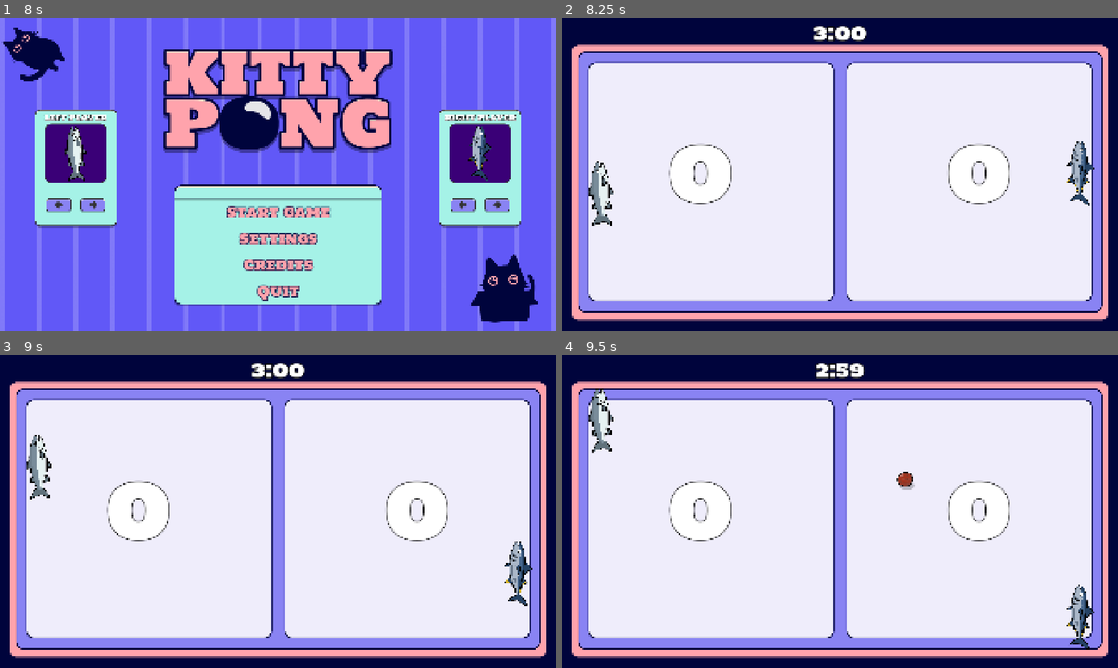
Above: before the commit, frames 1-4 (two rows, left to right).
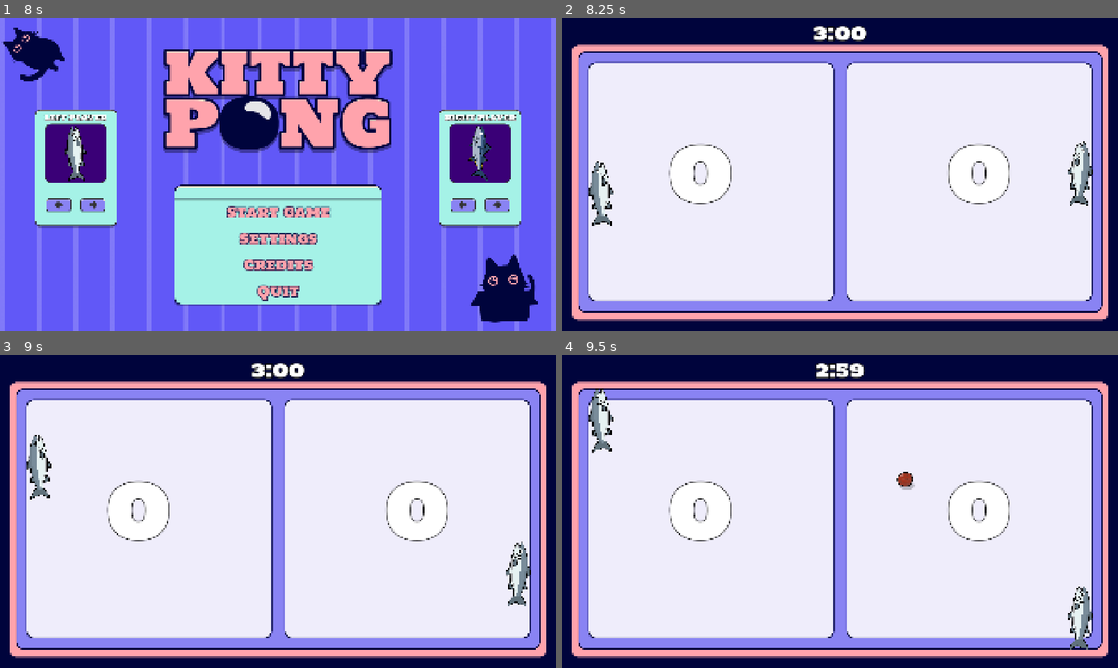
Above: after the commit, the same moments.

Repository: Jurinich/GDSG-WS-semester-project
Game: Godot game, scene res://scenes/main_menu.tscn
The game is run twice, just before and just after one commit, with the same random seed, the same clock (stepped at 60 frames per second) and the same inputs.
Inputs (mouse positions are in pixels of both pictures, inside the frame that each line leads up to):
- Up to frame 1 (8 s): click "Settings" at 0.5 s; click "Music: On" at 1.25 s; click "Music: Off" at 2 s; click "Sound: On" at 2.75 s; click "Sound: Off" at 3.5 s; click "Back" at 4.25 s; click "Credits" at 5 s; click "Back" at 5.75 s; click (61, 205) at 6.52 s; click (94, 205) at 7.27 s
- Up to frame 2 (8.25 s): click "Start Game" at 8 s
- Up to frame 3 (9 s): tap Enter at 8.75 s; move the mouse to (400, 495) at 8.77 s; hold W (upP1) from 8.78 s (still down); hold Down (downP2) from 8.78 s (still down)
- Up to frame 4 (9.5 s): keep holding W (upP1); keep holding Down (downP2)

Frame 1 is identical in both runs. In frame 2, 0.6% of the frame differs, in the area x 90-96%, y 39-60%; in frame 3, 0.6%; in frame 4, 0.6%.
Error after the commit: Invalid call. Nonexistent function 'playSound' in base 'Nil'. (res://scripts/buttonsound_extension.gd:9)

Commit message:
Sounds
Added some sounds, not all of them are implemented

Diff:
--- a/gdsg-semester-project-w-2025-/project.godot
+++ b/gdsg-semester-project-w-2025-/project.godot
@@ -28,6 +28,8 @@
 
 window/size/viewport_width=1920
 window/size/viewport_height=1080
+window/size/window_width_override=1280
+window/size/window_height_override=720
 window/stretch/mode="canvas_items"
 
 [input]
--- a/gdsg-semester-project-w-2025-/scenes/global_sounds.tscn
+++ b/gdsg-semester-project-w-2025-/scenes/global_sounds.tscn
@@ -1,17 +1,35 @@
-[gd_scene format=3 uid="uid://c0xs4ukdtvhso"]
+[gd_scene format=3 uid="uid://dbn4dgyt2iqty"]
 
-[ext_resource type="Script" uid="uid://ca0u01v4akhj3" path="res://scripts/global_sounds.gd" id="1_1asn3"]
-[ext_resource type="AudioStream" uid="uid://dfj07w1gkp5rd" path="res://assets/sounds/menu hover.wav" id="1_hc3me"]
-[ext_resource type="AudioStream" uid="uid://yhqh3quecu5b" path="res://assets/sounds/menu select.wav" id="3_smkhs"]
-[ext_resource type="Script" uid="uid://b07gdu4yupssq" path="res://scripts/sound_resource.gd" id="4_1asn3"]
+[ext_resource type="Script" path="res://scripts/global_sounds.gd" id="1_1asn3"]
+[ext_resource type="Script" path="res://scripts/sound_resource.gd" id="4_1asn3"]
 [ext_resource type="AudioStream" uid="uid://dghu87athimbe" path="res://assets/Music/kitty_pong_bgm.mp3" id="4_sbao2"]
-[ext_resource type="PackedScene" uid="uid://bink6xfeoi6jk" path="res://scenes/sound_component.tscn" id="6_ch668"]
-[ext_resource type="AudioStream" uid="uid://d0xwonisrdwb5" path="res://assets/sounds/Goal Sound.wav" id="7_ch668"]
-[ext_resource type="AudioStream" uid="uid://y6dsn7s0mt7x" path="res://assets/sounds/paw swiff sound.wav" id="8_10vkx"]
-[ext_resource type="AudioStream" uid="uid://cl1o4ab4wtbi" path="res://assets/sounds/border sound.wav" id="9_7js83"]
-[ext_resource type="AudioStream" uid="uid://cjjm5ye1xclu7" path="res://assets/sounds/fish paddle sound.wav" id="10_eyqm1"]
-[ext_resource type="AudioStream" uid="uid://rojt8w7y0lib" path="res://assets/sounds/powerup use.wav" id="11_eyqm1"]
-[ext_resource type="AudioStream" uid="uid://gjxvv3b3fxsw" path="res://assets/sounds/powerup spawn.wav" id="12_ttt2c"]
+[ext_resource type="AudioStream" uid="uid://b587q1cl4gpme" path="res://assets/sounds/menu/Menu hover 1.wav" id="5_10vkx"]
+[ext_resource type="AudioStream" uid="uid://fypxigingbup" path="res://assets/sounds/menu/Menu hover 2.wav" id="6_0q7qy"]
+[ext_resource type="PackedScene" path="res://scenes/sound_component.tscn" id="6_ch668"]
+[ext_resource type="AudioStream" uid="uid://dlc61qsk2dhp5" path="res://assets/sounds/menu/Menu hover 3.wav" id="7_7js83"]
+[ext_resource type="AudioStream" uid="uid://56wnede1k1iv" path="res://assets/sounds/menu/menu select.wav" id="8_eyqm1"]
+[ext_resource type="AudioStream" uid="uid://14u27vrd30rb" path="res://assets/sounds/game/goal.wav" id="9_0q7qy"]
+[ext_resource type="AudioStream" uid="uid://fta27d1ktof0" path="res://assets/sounds/game/Katze/Katze 1.wav" id="10_meetv"]
+[ext_resource type="AudioStream" uid="uid://dk6wwpdcs2kit" path="res://assets/sounds/game/Katze/Katze 2.wav" id="11_osla8"]
+[ext_resource type="AudioStream" uid="uid://nve6r4p2aauq" path="res://assets/sounds/game/Katze/Katze 3.wav" id="12_sphc3"]
+[ext_resource type="AudioStream" uid="uid://bjdaxafc8j4t4" path="res://assets/sounds/game/Katze/Katze 4.wav" id="13_est3u"]
+[ext_resource type="AudioStream" uid="uid://c6e3vu4dw8f20" path="res://assets/sounds/game/Katze/Katze 5.wav" id="14_4jmes"]
+[ext_resource type="AudioStream" uid="uid://mf7nh5ravb7n" path="res://assets/sounds/game/Katze/Katze 6.wav" id="15_cbqf5"]
+[ext_resource type="AudioStream" uid="uid://7pylgbrxyhto" path="res://assets/sounds/game/Katze/Katze 7.wav" id="16_j1vih"]
+[ext_resource type="AudioStream" uid="uid://t3f431xil5ys" path="res://assets/sounds/game/Katze/Katze 8.wav" id="17_3au0d"]
+[ext_resource type="AudioStream" uid="uid://dp0fwhtyqhh1d" path="res://assets/sounds/game/border/bounce 1.wav" id="18_cbqf5"]
+[ext_resource type="AudioStream" uid="uid://bubncgdiqlpgs" path="res://assets/sounds/game/border/bounce 2.wav" id="19_j1vih"]
+[ext_resource type="AudioStream" uid="uid://b5jwyl0w4lcje" path="res://assets/sounds/game/border/bounce 3.wav" id="20_3au0d"]
+[ext_resource type="AudioStream" uid="uid://tsq5bs8qu0lc" path="res://assets/sounds/game/border/bounce 4.wav" id="21_yjmht"]
+[ext_resource type="AudioStream" uid="uid://bj1ehgbjvj2sp" path="res://assets/sounds/game/border/bounce 5.wav" id="22_qkyqt"]
+[ext_resource type="AudioStream" uid="uid://djcpim0loowkh" path="res://assets/sounds/game/paddle/fish paddle 1.wav" id="23_0xp2l"]
+[ext_resource type="AudioStream" uid="uid://cxse2ftyd6ota" path="res://assets/sounds/game/paddle/fish paddle 2.wav" id="24_qbqd1"]
+[ext_resource type="AudioStream" uid="uid://bnq4tx8aa1a8o" path="res://assets/sounds/game/paddle/fish paddle 3.wav" id="25_gjahm"]
+[ext_resource type="AudioStream" uid="uid://bins4ylpxlgqi" path="res://assets/sounds/game/paddle/Fish bone 1.wav" id="26_mjwk4"]
+[ext_resource type="AudioStream" uid="uid://dcutkbvq0vkrm" path="res://assets/sounds/game/paddle/Fish bone 2.wav" id="27_nsum6"]
+[ext_resource type="AudioStream" uid="uid://bj25ygjt0hr1y" path="res://assets/sounds/game/paddle/Fish bone 3.wav" id="28_d7ly0"]
+[ext_resource type="AudioStream" uid="uid://cs73jexy4ictj" path="res://assets/sounds/game/powerup/powerup pickup.wav" id="29_gjahm"]
+[ext_resource type="AudioStream" uid="uid://dphn2r3yv51as" path="res://assets/sounds/game/powerup/powerup appear.wav" id="30_mjwk4"]
 
 [sub_resource type="AudioStreamInteractive" id="AudioStreamInteractive_sbao2"]
 clip_count = 1
@@ -21,51 +39,48 @@
 
 [sub_resource type="Resource" id="Resource_ch668"]
 script = ExtResource("4_1asn3")
-name = &"click_sound"
-audiostreams = Array[AudioStream]([ExtResource("3_smkhs")])
-metadata/_custom_type_script = "uid://b07gdu4yupssq"
+name = &"menu_hover"
+audiostreams = Array[AudioStream]([ExtResource("5_10vkx"), ExtResource("6_0q7qy"), ExtResource("7_7js83")])
 
 [sub_resource type="Resource" id="Resource_10vkx"]
 script = ExtResource("4_1asn3")
-name = &"hover_sound"
-audiostreams = Array[AudioStream]([ExtResource("1_hc3me")])
-metadata/_custom_type_script = "uid://b07gdu4yupssq"
+name = &"menu_select"
+audiostreams = Array[AudioStream]([ExtResource("8_eyqm1")])
 
 [sub_resource type="Resource" id="Resource_0q7qy"]
 script = ExtResource("4_1asn3")
-name = &"goal_scored"
-audiostreams = Array[AudioStream]([ExtResource("7_ch668")])
-metadata/_custom_type_script = "uid://b07gdu4yupssq"
+name = &"goal"
+audiostreams = Array[AudioStream]([ExtResource("9_0q7qy")])
 
 [sub_resource type="Resource" id="Resource_7js83"]
 script = ExtResource("4_1asn3")
-name = &"paw_swiff"
-audiostreams = Array[AudioStream]([ExtResource("8_10vkx")])
-metadata/_custom_type_script = "uid://b07gdu4yupssq"
+name = &"Katze"
+audiostreams = Array[AudioStream]([ExtResource("10_meetv"), ExtResource("11_osla8"), ExtResource("12_sphc3"), ExtResource("13_est3u"), ExtResource("14_4jmes"), ExtResource("15_cbqf5"), ExtResource("16_j1vih"), ExtResource("17_3au0d")])
 
 [sub_resource type="Resource" id="Resource_ttt2c"]
 script = ExtResource("4_1asn3")
 name = &"border_hit"
-audiostreams = Array[AudioStream]([ExtResource("9_7js83")])
-metadata/_custom_type_script = "uid://b07gdu4yupssq"
+audiostreams = Array[AudioStream]([ExtResource("18_cbqf5"), ExtResource("19_j1vih"), ExtResource("20_3au0d"), ExtResource("21_yjmht"), ExtResource("22_qkyqt")])
 
 [sub_resource type="Resource" id="Resource_pfob2"]
 script = ExtResource("4_1asn3")
-name = &"paddle_hit"
-audiostreams = Array[AudioStream]([ExtResource("10_eyqm1")])
-metadata/_custom_type_script = "uid://b07gdu4yupssq"
+name = &"fish_hit"
+audiostreams = Array[AudioStream]([ExtResource("23_0xp2l"), ExtResource("24_qbqd1"), ExtResource("25_gjahm")])
+
+[sub_resource type="Resource" id="Resource_eyy75"]
+script = ExtResource("4_1asn3")
+name = &"fishbone_hit"
+audiostreams = Array[AudioStream]([ExtResource("26_mjwk4"), ExtResource("27_nsum6"), ExtResource("28_d7ly0")])
 
 [sub_resource type="Resource" id="Resource_c6kha"]
 script = ExtResource("4_1asn3")
 name = &"powerup_activated"
-audiostreams = Array[AudioStream]([ExtResource("11_eyqm1")])
-metadata/_custom_type_script = "uid://b07gdu4yupssq"
+audiostreams = Array[AudioStream]([ExtResource("29_gjahm")])
 
 [sub_resource type="Resource" id="Resource_5lp4t"]
 script = ExtResource("4_1asn3")
 name = &"powerup_spawned"
-audiostreams = Array[AudioStream]([ExtResource("12_ttt2c")])
-metadata/_custom_type_script = "uid://b07gdu4yupssq"
+audiostreams = Array[AudioStream]([ExtResource("30_mjwk4")])
 
 [node name="GlobalSounds" type="Node" unique_id=1047763007]
 process_mode = 3
@@ -76,5 +91,5 @@
 autoplay = true
 
 [node name="SoundPlayer" parent="." unique_id=647762911 instance=ExtResource("6_ch668")]
-sounds = Array[ExtResource("4_1asn3")]([SubResource("Resourc …(148 unchanged characters)… Resource_pfob2"), SubResource("Resource_c6kha"), SubResource("Resource_5lp4t")])
-audio_player_amount = 6
+sounds = Array[ExtResource("4_1asn3")]([SubResource("Resourc …(148 unchanged characters)… Resource_pfob2"), SubResource("Resource_eyy75"), SubResource("Resource_c6kha"), SubResource("Resource_5lp4t")])
+audio_player_amount = 30
--- a/gdsg-semester-project-w-2025-/scripts/GameManager.gd
+++ b/gdsg-semester-project-w-2025-/scripts/GameManager.gd
@@ -9,12 +9,21 @@
 var left_player_paddle: int = 0
 var right_player_paddle: int = 0
 
+var left_player_skin: SpriteType = SpriteType.REGULAR;
+var right_player_skin: SpriteType = SpriteType.REGULAR;
+
 var sound_vol: int = 100
 var music_vol: int = 100
 
 var arcade_mode = false
 var arcade_p1_id = -1
 var arcade_p2_id = 1
+
+enum SpriteType {REGULAR, BONE};
+
+# TODO: Fix this! Currently the index depends on the direction that selects the skins!!!!
+const BONE_INDEX1 = -1;
+const BONE_INDEX2 = 2;
 
 signal score_changed
 signal sound_changed
--- a/gdsg-semester-project-w-2025-/scripts/GoalScript.gd
+++ b/gdsg-semester-project-w-2025-/scripts/GoalScript.gd
@@ -10,7 +10,7 @@
 func _on_body_entered(body):
 	if body is Ball:
 		print("Goal hit by:", body, " at pos ", body.global_position)
-		GlobalSounds.playSound("goal_scored");
+		GlobalSounds.playSound("goal");
 		body.remove_from_group("balls")
 		var balls_in_play = get_tree().get_nodes_in_group("balls").size()
 		body.queue_free()
--- a/gdsg-semester-project-w-2025-/scripts/ball.gd
+++ b/gdsg-semester-project-w-2025-/scripts/ball.gd
@@ -59,8 +59,11 @@
 				GlobalSounds.playSound("border_hit");
 			var normal := collision.get_normal()
 			velocity = velocity.bounce(normal)
-			if collider is CharacterBody2D:
-				GlobalSounds.playSound("paddle_hit");
+			if collider is Player:
+				if collider.sprite_type == Player.SpriteType.REGULAR:
+					GlobalSounds.playSound("fish_hit");
+				else:
+					GlobalSounds.playSound("fishbone_hit");
 				last_hit_by = collider
 				if collider.has_method("play_hit_animation"):
 					collider.play_hit_animation()
--- a/gdsg-semester-project-w-2025-/scripts/buttonsound_extension.gd
+++ b/gdsg-semester-project-w-2025-/scripts/buttonsound_extension.gd
@@ -1,12 +1,12 @@
 extends BaseButton
 
 func _ready():
-	pressed.connect(_on_hovered);
-	mouse_entered.connect(_on_pressed);
+	pressed.connect(_on_pressed);
+	mouse_entered.connect(_on_hovered);
 
 
 func _on_hovered():
-	GlobalSounds.playSound("click_sound");
+	GlobalSounds.playSound("menu_hover");
 
 func _on_pressed():
-	GlobalSounds.playSound("hover_sound");
+	GlobalSounds.playSound("menu_select");
--- a/gdsg-semester-project-w-2025-/scripts/kitten_paw_spawner.gd
+++ b/gdsg-semester-project-w-2025-/scripts/kitten_paw_spawner.gd
@@ -43,7 +43,7 @@
 
 func spawn_paw(target_ball: Ball):
 	if paw_scene:
-		GlobalSounds.playSound("paw_swiff");
+		GlobalSounds.playSound("Katze");
 		var paw = paw_scene.instantiate()
 		paw.add_to_group("KittenPaws")
 		get_tree().current_scene.add_child(paw)
--- a/gdsg-semester-project-w-2025-/scripts/playerMovement.gd
+++ b/gdsg-semester-project-w-2025-/scripts/playerMovement.gd
@@ -1,3 +1,4 @@
+class_name Player
 extends CharacterBody2D
 
 const SPEED := 1100
@@ -8,22 +9,28 @@
 @export var HIT_ANIMATION_SCALE = 0.1
 @export var HIT_ANIMATION_ROTATION = 0.1
 
+enum SpriteType {REGULAR, BONE};
+const BONE_SPRITE = 1; #Scuffed for now, please fix this, didn't have time to do it better
+
 var fixed_x: float
 var arcade_input: float
 var device_id_cur: int
 var paddle: CollisionShape2D
 var sprite: Sprite2D
 var sprite_scale: Vector2
+var sprite_type: SpriteType = SpriteType.REGULAR;
 
 func _ready():
 	fixed_x = global_position.x
 
 	if (isP1):
 		paddle = paddles[GameManager.left_player_paddle].instantiate()
+		sprite_type = GameManager.left_player_paddle;
 		device_id_cur = GameManager.arcade_p1_id
 		paddle.scale.x = -paddle.scale.x
 	else:
 		paddle = paddles[GameManager.right_player_paddle].instantiate()
+		sprite_type = GameManager.right_player_paddle;
 		device_id_cur = GameManager.arcade_p2_id
 	add_child(paddle)
 	sprite = paddle.get_node("Sprite2D")
--- a/gdsg-semester-project-w-2025-/scripts/selection_controller.gd
+++ b/gdsg-semester-project-w-2025-/scripts/selection_controller.gd
@@ -6,3 +6,13 @@
 func set_selections():
 	GameManager.left_player_paddle = p1_selection.cur_index
 	GameManager.right_player_paddle = p2_selection.cur_index
+
+	if GameManager.left_player_paddle == GameManager.BONE_INDEX1 || GameManager.left_player_paddle == GameManager.BONE_INDEX2:
+		GameManager.left_player_paddle = GameManager.SpriteType.BONE;
+	else:
+		GameManager.left_player_paddle = GameManager.SpriteType.REGULAR;
+
+	if GameManager.right_player_paddle == GameManager.BONE_INDEX1 || GameManager.right_player_paddle == GameManager.BONE_INDEX2:
+		GameManager.right_player_paddle = GameManager.SpriteType.BONE;
+	else:
+		GameManager.right_player_paddle = GameManager.SpriteType.REGULAR;
Not shown, removed: gdsg-semester-project-w-2025-/assets/sounds/Goal Sound.wav.import
Not shown, removed: gdsg-semester-project-w-2025-/assets/sounds/after run score 1.wav.import
Not shown, removed: gdsg-semester-project-w-2025-/assets/sounds/after run score 2.wav.import
Not shown, removed: gdsg-semester-project-w-2025-/assets/sounds/after run score 3.wav.import
Not shown, removed: gdsg-semester-project-w-2025-/assets/sounds/border sound.wav.import
Not shown, removed: gdsg-semester-project-w-2025-/assets/sounds/fish paddle sound.wav.import
Not shown, added: gdsg-semester-project-w-2025-/assets/sounds/game/Katze/Katze 1.wav.import
Not shown, added: gdsg-semester-project-w-2025-/assets/sounds/game/Katze/Katze 2.wav.import
Not shown, added: gdsg-semester-project-w-2025-/assets/sounds/game/Katze/Katze 3.wav.import
Not shown, added: gdsg-semester-project-w-2025-/assets/sounds/game/Katze/Katze 4.wav.import
Not shown, added: gdsg-semester-project-w-2025-/assets/sounds/game/Katze/Katze 5.wav.import
Not shown, added: gdsg-semester-project-w-2025-/assets/sounds/game/Katze/Katze 6.wav.import
(and 83 more such lines)
